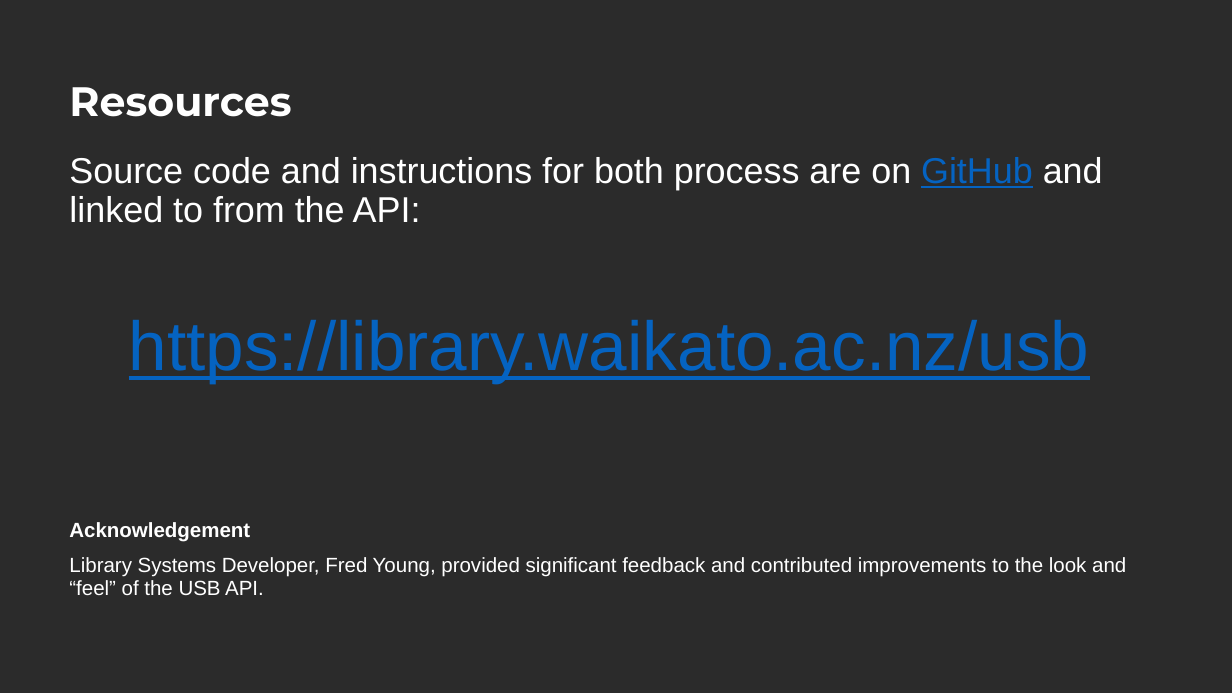
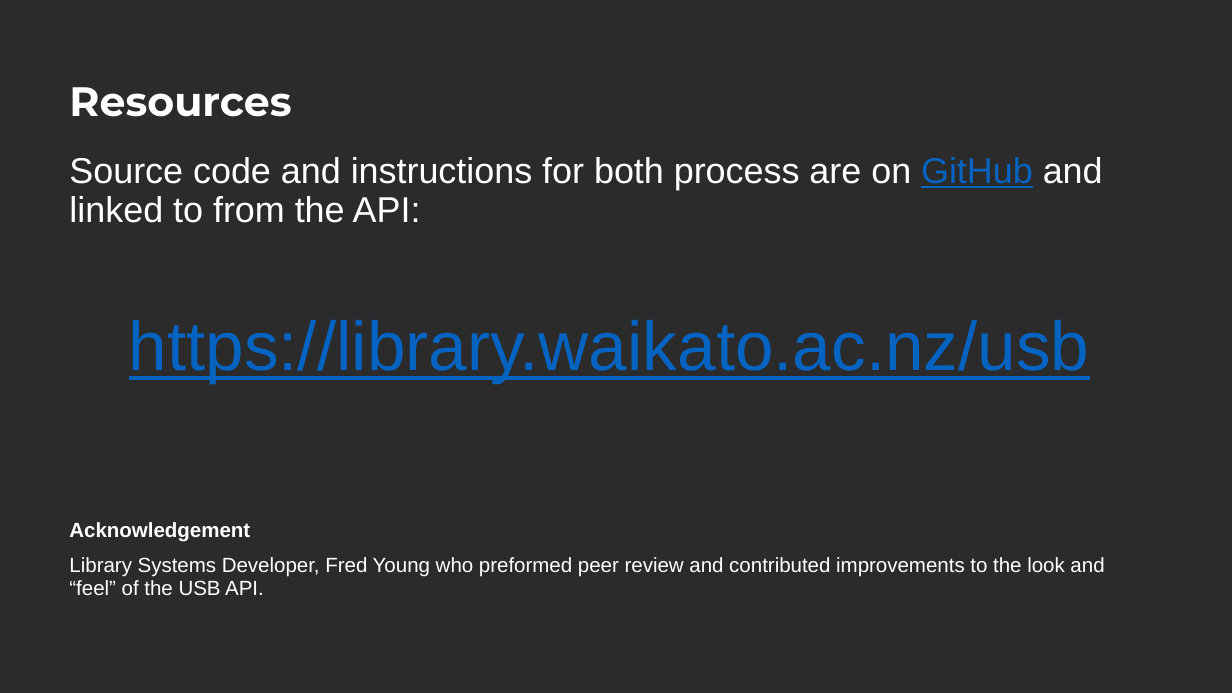
Before and after one commit to university-of-waikato-library/usb, a slide deck: slide 12 of Slides/Stone USB - Widescreen.pptx. Drawn at 1232x693 pixels with LibreOffice and Linux fonts; fonts in the diff are those of the drawing; background and template pictures are left out; a plain dark background stands for a picture behind light text. Boxes give left, top, right and bottom in pixels: in the first picture for what was removed or moved away, otherwise in the second. Text is boxed around its words. In the diff, an @@ line names an element or a change of style, - is before the commit and + after.

```diff
--- a/Slides/Stone USB - Widescreen.pptx
+++ b/Slides/Stone USB - Widescreen.pptx
@@ text at (69,557,1104,595): text changed @@
-Library Systems Developer, Fred Young, provided significant feedback and contributed improvements to the look and “feel” of the USB API.
+Library Systems Developer, Fred Young who preformed peer review and contributed improvements to the look and “feel” of the USB API.
```
Also in this commit, not shown: 1 other file.
